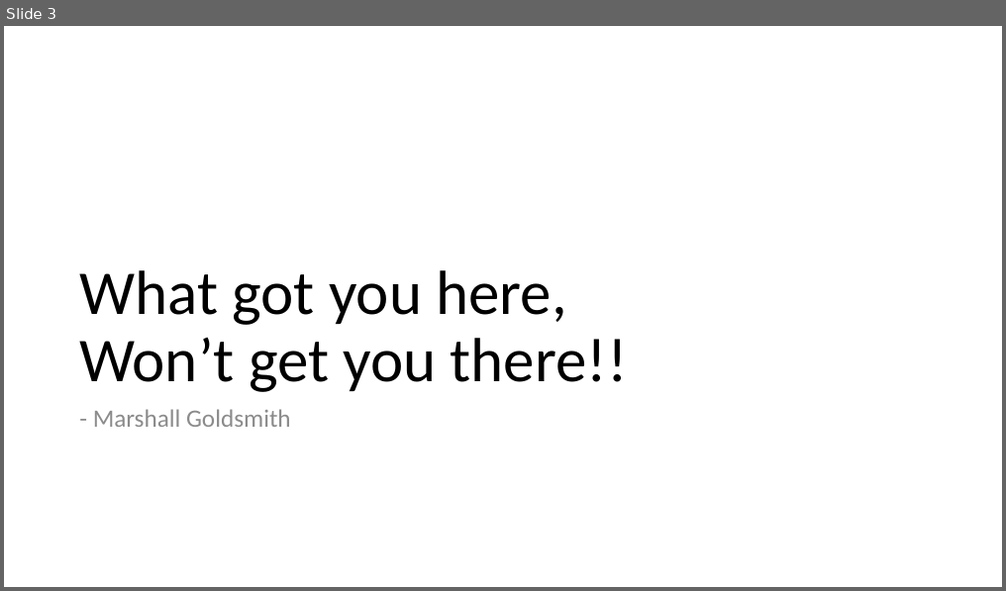
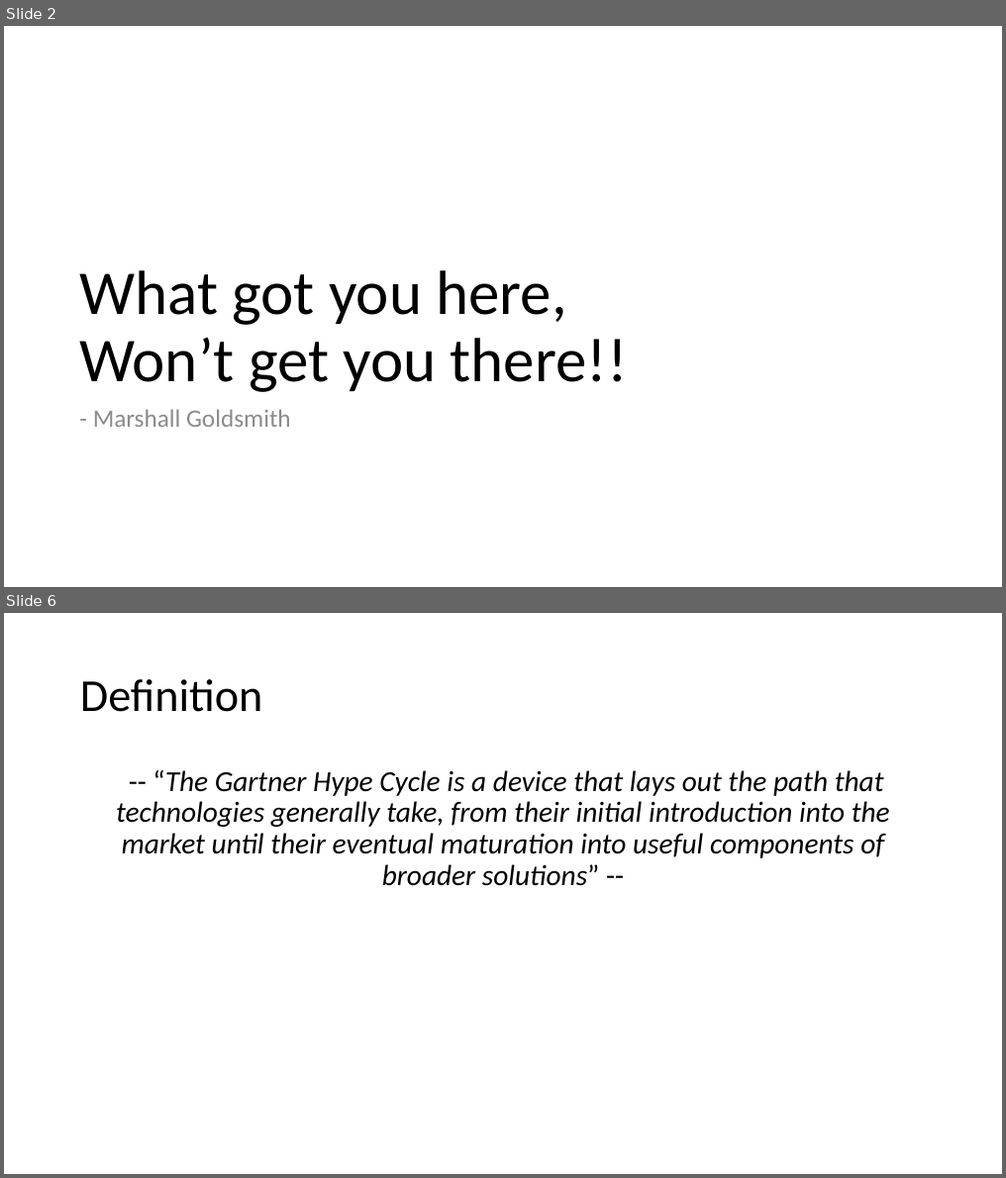
Before and after one commit to yogeshhk/Publications, a slide deck: Talk_EmergingTechnologies_MES_March13.pptx. Shown one above the other, each under a label of ours: slide 3 before the commit, slides 2 and 6 after it; the slides between them are not shown. The pictures are 1006x591 and 1006x1178 pixels, drawn with LibreOffice and Linux fonts; fonts in the diff are those of the drawing. Boxes give left, top, right and bottom in pixels: in the first picture for what was removed or moved away, otherwise in the second. Text is boxed around its words. In the diff, an @@ line names an element or a change of style, - is before the commit and + after.

Commit message:
Added to Hype Cycle lecture

```diff
--- a/Talk_EmergingTechnologies_MES_March13.pptx
+++ b/Talk_EmergingTechnologies_MES_March13.pptx
@@ slide 6 added at (x1=4, y1=613, x2=1002, y2=1174), background #FFFFFF @@
@@ title added at (x1=80, y1=679, x2=263, y2=712), 44 pt, text #000000 @@
+Definition
@@ text added at (x1=116, y1=770, x2=890, y2=886), 28 pt, text #000000, italic @@
+-- “The Gartner Hype Cycle is a device that lays out the path that technologies generally take, from their initial introduction into the market until their eventual maturation into useful components of broader solutions” --
@@ what was slide 3 is now slide 2 @@
```
Also in this commit, not shown: 4 slides changed, 7 other slides added, 1 slide removed, 1 other file.
